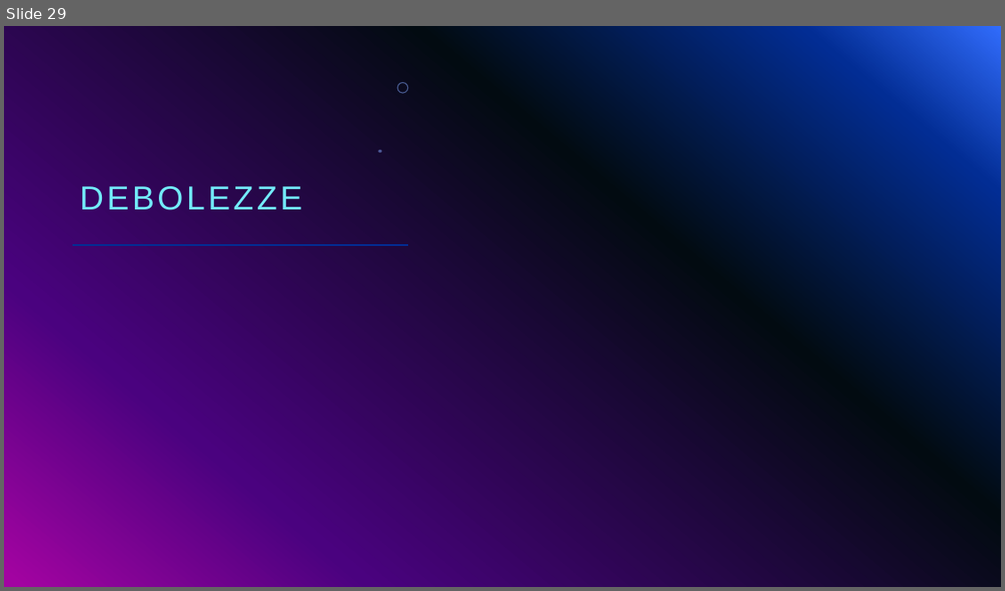
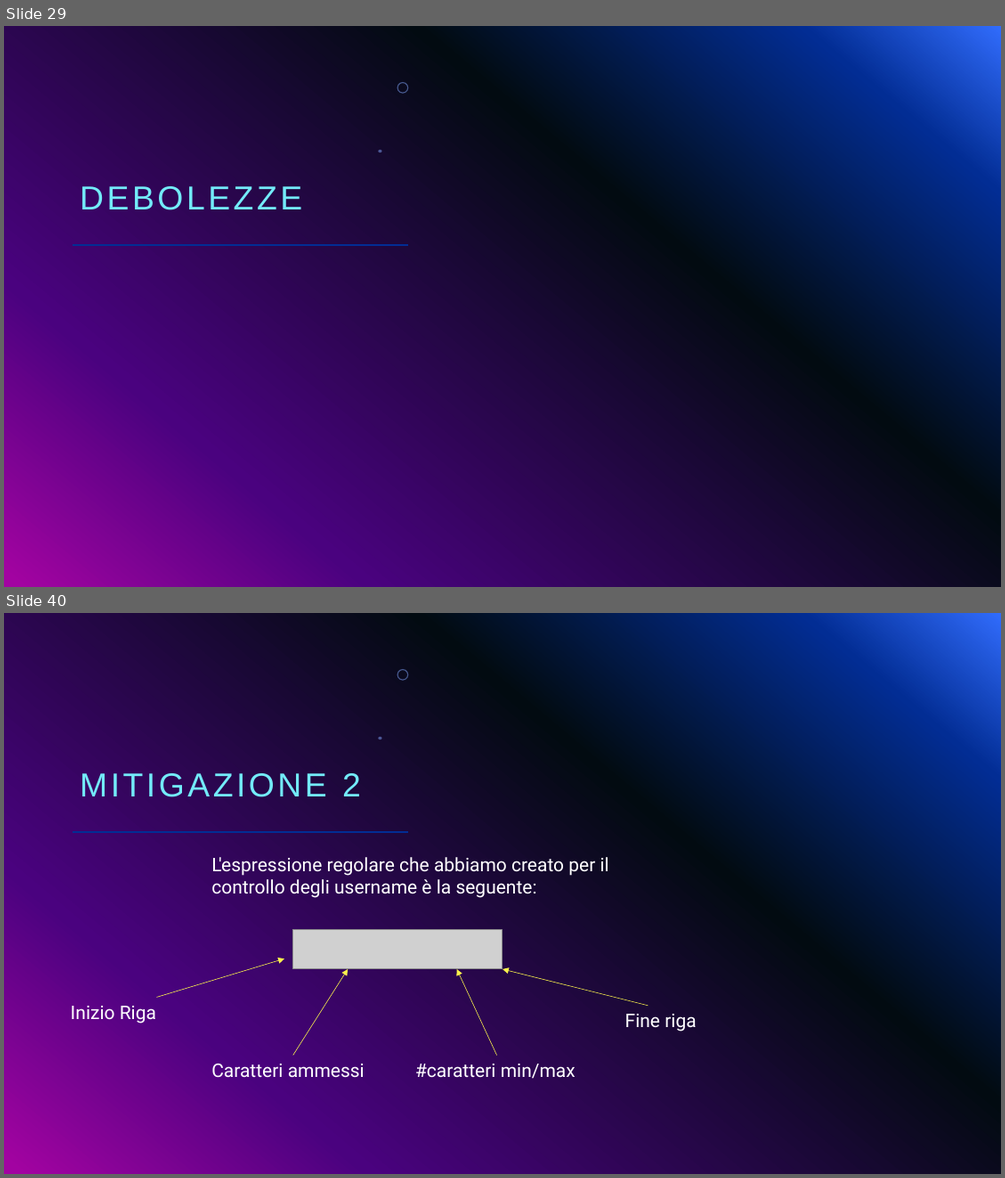
Before and after one commit to giorgiosiniscalchi/Nebula16-ITA, a slide deck: Presentazione Nebula16.pptx. Shown one above the other, each under a label of ours: slide 29 before the commit, slides 29 and 40 after it; the slides between them are not shown. The pictures are 1005x591 and 1005x1178 pixels, drawn with LibreOffice and Linux fonts; fonts in the diff are those of the drawing; grey boxes stand for pictures; background and template pictures are left out. Boxes give left, top, right and bottom in pixels: in the first picture for what was removed or moved away, otherwise in the second. Text is boxed around its words. In the diff, an @@ line names an element or a change of style, - is before the commit and + after.

```diff
--- a/Presentazione Nebula16.pptx
+++ b/Presentazione Nebula16.pptx
@@ slide 40 added at <box>4,613,1001,1174</box>, background gradient #316CFC to #022D94 to #020B11 to #4A027F to #A203A1; not listed: 3 template elements that a slide beside it also shows @@
@@ title added at <box>80,773,361,797</box>, 32 pt, text #73EBF9 @@
+MITIGAZIONE 2
@@ text added at <box>211,857,609,898</box>, 18 pt, text #FFFFFF @@
+L'espressione regolare che abbiamo creato per il controllo degli username è la seguente:
@@ picture added at <box>293,930,502,970</box> @@
@@ arrow added from (156, 997) to (284, 958), #FAF24C 0.5 pt @@
@@ arrow added from (293, 1055) to (348, 969), #FAF24C 0.5 pt @@
@@ arrow added from (497, 1055) to (457, 969), #FAF24C 0.5 pt @@
@@ arrow added from (647, 1005) to (502, 969), #FAF24C 0.5 pt @@
@@ text added at <box>71,1005,156,1023</box>, 18 pt, text #FFFFFF @@
+Inizio Riga
@@ text added at <box>625,1013,696,1031</box>, 18 pt, text #FFFFFF @@
+Fine riga
@@ text added at <box>211,1063,364,1078</box>, 18 pt, text #FFFFFF @@
+Caratteri ammessi
@@ text added at <box>415,1063,575,1078</box>, 18 pt, text #FFFFFF @@
+#caratteri min/max
```
Also in this commit, not shown: 7 slides changed, 13 other slides added, 1 slide removed.
